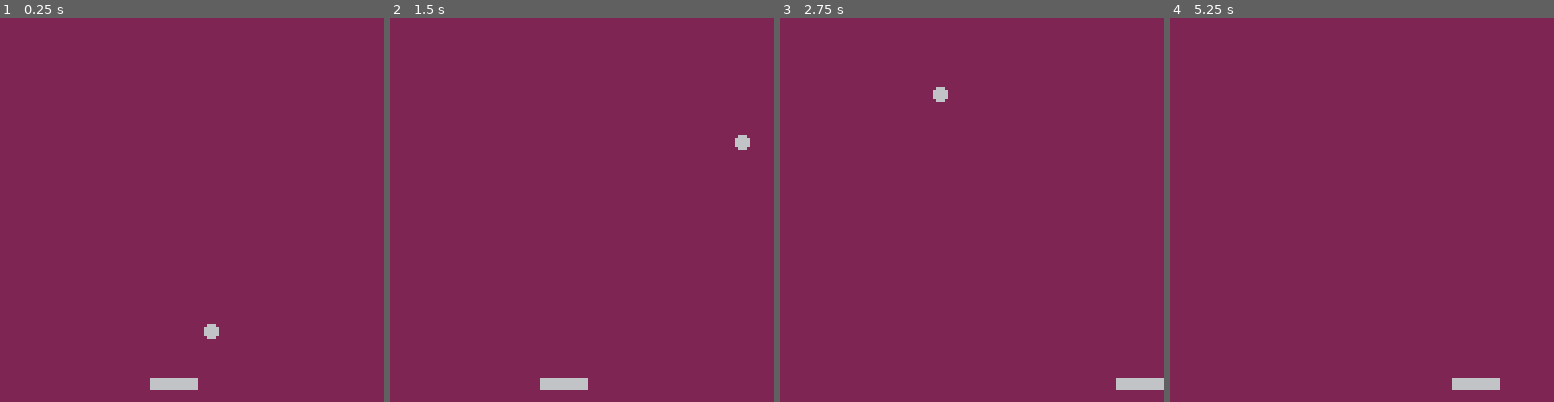
Above: before the commit, frames 1-4 (left to right).
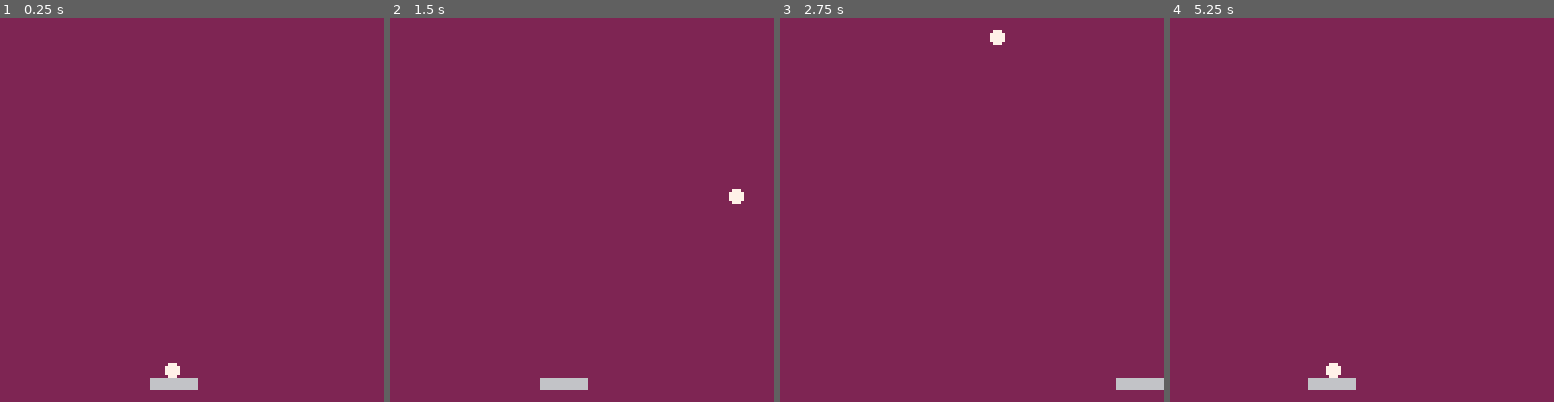
Above: after the commit, the same moments.

Repository: natessilva/breakout8
Game: PICO-8 cartridge breakout.p8
The game is run twice, just before and just after one commit, with the same random seed, the same clock (stepped at 60 frames per second) and the same inputs.
Inputs:
- Up to frame 1 (0.25 s): no input
- Up to frame 2 (1.5 s): tap X (X key) at 0.33, 1.07 s; tap O (Z key) at 0.7 s
- Up to frame 3 (2.75 s): hold Right 1.6-2.1 s; tap O (Z key) at 1.7, 2.1, 2.5 s; tap X (X key) at 1.85 s; hold Right from 2.47 s (still down)
- Up to frame 4 (5.25 s): tap O (Z key) every 0.4 s from 2.9 to 4.9 s; tap X (X key) at 2.97, 4.08, 5.2 s; release Right at 3.03 s; hold Left 3.08-3.58 s; hold Right 4.02-4.68 s; hold Left from 5.08 s (still down)

The runs differ from the first frame. In frame 1, 0.3% of the frame differs, in the area x 42-58%, y 79-94%; in frame 2, 0.3%; in frame 3, 0.3%; in frame 4, 0.9%, in the area x 35-86%, y 89-97%.

Commit message:
basic state machine

Diff:
--- a/breakout.p8
+++ b/breakout.p8
@@ -3,23 +3,11 @@
 __lua__
 
 function _init()
-	spd = 1.2
-	ball = {
-		x = 57.5,
-		y = 117.5,
-		dy = -.7 * spd,
-		dx = .7 * spd,
-		r = 2
-	}
-	paddle = {
-		x = 50,
-		w = 15
-	}
+	init_game()
 end
 
 function _update60()
-	update_paddle()
-	update_ball()
+	update_state()
 end
 
 function _draw()
@@ -46,8 +34,7 @@
 	-- bottom
 	-- this should lose a life!!
 	if ball.y + ball.r >= 127 and ball.dy > 0 then
-		--	 ball.dy*=-1
-		--	 turn=true
+  state='end'
 	end
 
 	--collide with paddle
@@ -76,7 +63,7 @@
 end
 
 function draw_ball()
-	circfill(ball.x, ball.y, ball.r)
+	circfill(ball.x, ball.y, ball.r,7)
 end
 
 -->8
@@ -103,6 +90,54 @@
 			and y2 < y1 + h1
 end
 
+-->8
+--game states
+
+function init_game()
+	spd = 1.2
+	ball = {
+		x = 57.5,
+		y = 117.5,
+		dy = -.7 * spd,
+		dx = .7 * spd,
+		r = 2
+	}
+	paddle = {
+		x = 50,
+		w = 15
+	}
+	state='start'
+end
+
+function update_state()
+	if state == 'start' then
+		update_start()
+	elseif state== 'game' then
+		update_game()
+	elseif state=='end' then
+	 	update_end()
+	end
+end
+
+function update_start()
+	update_paddle()
+	ball.x = flr(paddle.x+paddle.w/2)+.5
+	if btnp(❎) or btnp(🅾️) then
+	 state='game'
+	end
+end
+
+function update_game()
+	update_paddle()
+	update_ball()
+end
+
+function update_end()
+	if btnp(❎) or btnp(🅾️) then
+	 init_game()
+	 state='start'
+	end
+end
 __gfx__
 00000000000000000000000000000000000000000000000000000000000000000000000000000000000000000000000000000000000000000000000000000000
 00000000000000000000000000000000000000000000000000000000000000000000000000000000000000000000000000000000000000000000000000000000
